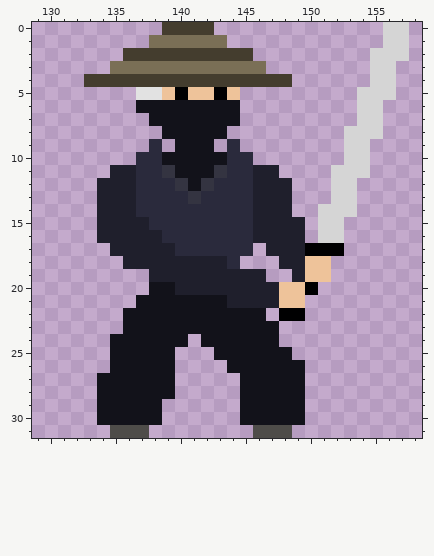
One commit to this pixel-art file: projects/ninja comparison.aseprite. That is the earlier state.
288x32 pixels, 1 frame. Colours within 5 levels of each other are drawn and written as one. Shown: x 129..158, y 0..31.
And afterwards:
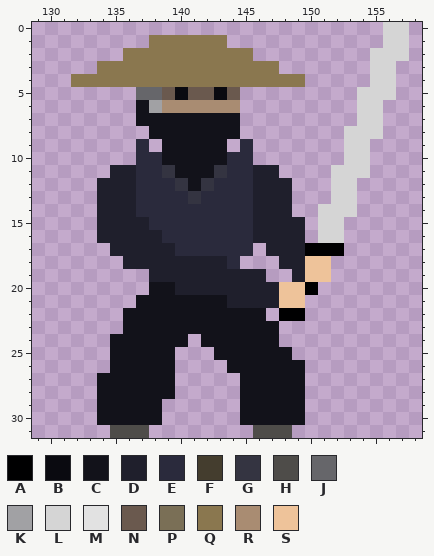
Palette (. is transparent): A #000001  B #0a0a10  C #12121a  D #1f1f2c  E #2a2a3c  F #443d2e  G #343441  H #4e4c49  J #66666a  K #a1a1a4  L #d5d5d5  M #e2e2e2  N #6a594e  P #7a6f56  Q #8a774f  R #a98c72  S #eec39a
From old to new:
y 0: x 139..142 FFFF -> ....
y 1: x 138..143 PPPPPP -> QQQQQQ
y 2: x 136..145 FFFFFFFFFF -> QQQQQQQQQQ
y 3: x 134..147 .PPPPPPPPPPPP. -> QQQQQQQQQQQQQQ
y 4: x 132..149 .FFFFFFFFFFFFFFFF. -> QQQQQQQQQQQQQQQQQQ
y 5: x 137..144 MMSASSAS -> JJNBNNBN
y 6: x 138..144 CCCCCCC -> KRRRRRR
y 7: x 137 . -> C
y 8: x 138 . -> C; x 144 . -> C
y 9: x 137..139 .E. -> E.C; x 143..145 .E. -> C.E
Changed places in both pictures, as pixel boxes (x1, y1, x2, y2):
changed: (71, 22, 305, 152)
